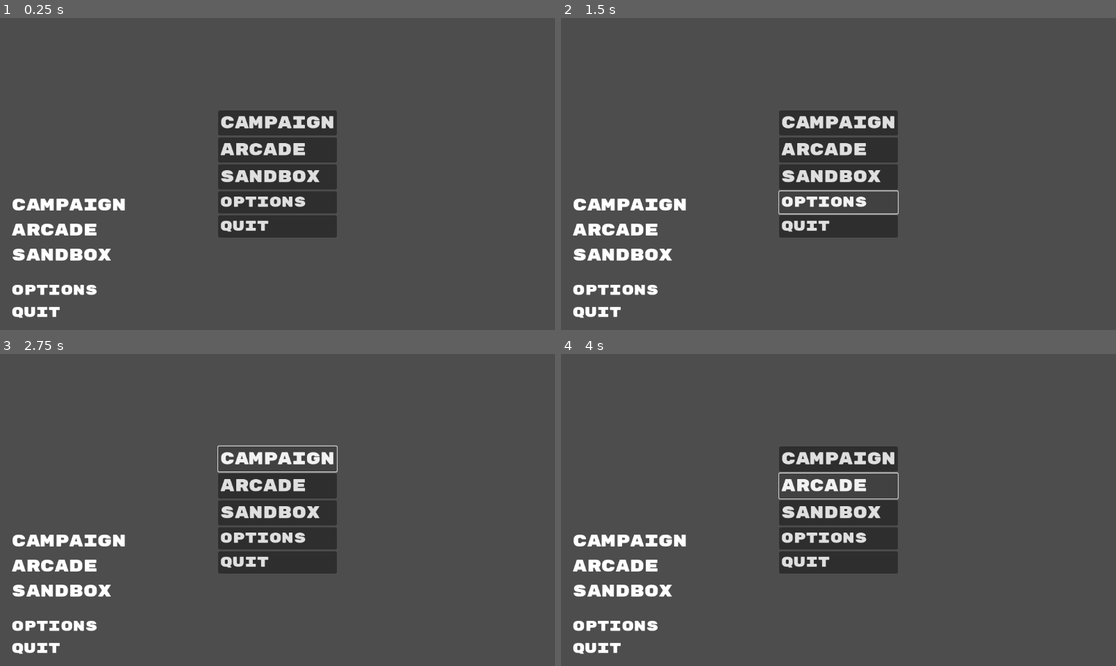
Above: before the commit, frames 1-4 (two rows, left to right).
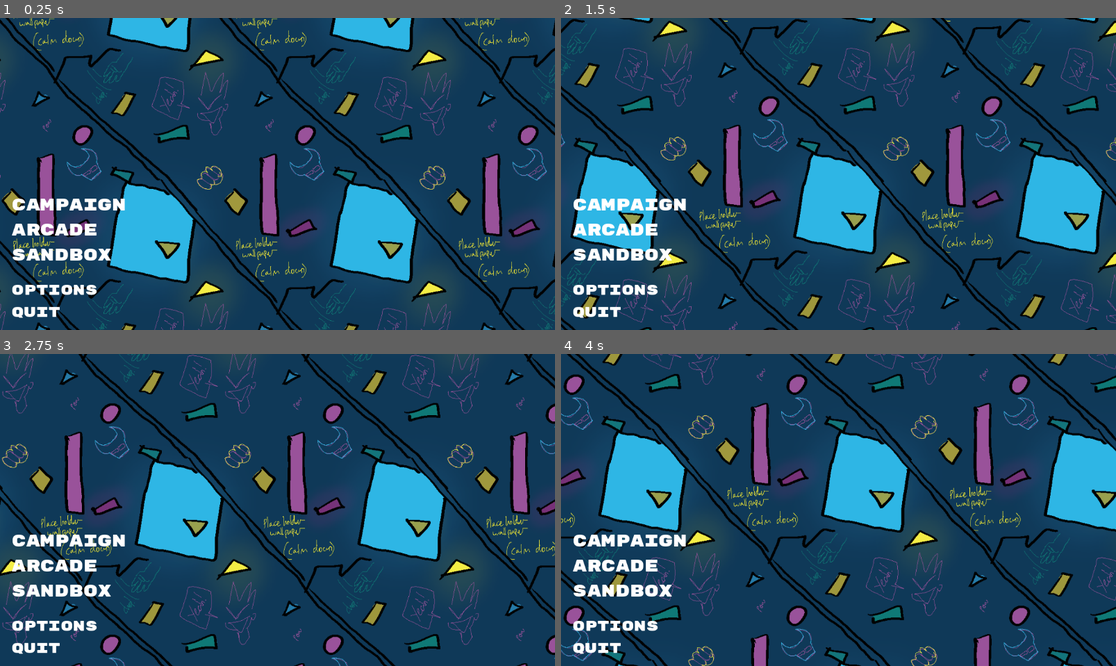
Above: after the commit, the same moments.

Repository: jazielpicon1/project-bullshit
Game: Godot game, scene res://Scenes/titlemenu.tscn
Same seed, same stepped clock (60 frames per second), same inputs: the game is played once before the commit and once after it. This scene is started directly instead of the project's main scene.
Inputs:
- Up to frame 1 (0.25 s): no input
- Up to frame 2 (1.5 s): click "sandbox" at 0.5 s; click "options" at 1.25 s
- Up to frame 3 (2.75 s): click "campaign" at 2 s
- Up to frame 4 (4 s): click "campaign" at 2.75 s; click "arcade" at 3.5 s

The runs differ from the first frame. In frame 1, 98% of the frame differs, in the area x 0-100%, y 0-100%; in frame 2, 98%; in frame 3, 98%; in frame 4, 98%.

Commit message:
made dku_scripts for all classes i'll refrence
also made the first callable dku node/class for calling the visability
of things i don't wanna see in the editor but need to be seen in testing

Diff:
--- a/Scenes/titlemenu.tscn
+++ b/Scenes/titlemenu.tscn
@@ -1,10 +1,11 @@
-[gd_scene load_steps=8 format=3 uid="uid://c8othrpx2ttlo"]
+[gd_scene load_steps=9 format=3 uid="uid://c8othrpx2ttlo"]
 
 [ext_resource type="Texture2D" uid="uid://b3qxl435nboo7" path="res://assets/ui/pbs_banner.png" id="1_14grm"]
 [ext_resource type="Shader" uid="uid://o4m2i3x6itu3" path="res://assets/shaders/cascador.gdshader" id="1_36fdp"]
 [ext_resource type="Script" uid="uid://bgwtivevlydij" path="res://Scripts/titlemenu.gd" id="1_dacie"]
 [ext_resource type="Texture2D" uid="uid://cw24y2iq3uhv8" path="res://assets/ui/background.png" id="1_xgbs3"]
 [ext_resource type="FontFile" uid="uid://brjiqd3qv04ix" path="res://assets/ui/fonts/RubikMonoOne-Regular.ttf" id="4_cqq1g"]
+[ext_resource type="Script" uid="uid://couwre8gbqcx7" path="res://Scripts/dku_scripts.gd" id="5_bsyxc"]
 [ext_resource type="Theme" uid="uid://cybx8tb4of51l" path="res://assets/ui/default_theme.tres" id="5_e3xc5"]
 
 [sub_resource type="ShaderMaterial" id="ShaderMaterial_cqq1g"]
@@ -37,34 +38,45 @@
 [node name="VBoxContainer" type="VBoxContainer" parent="CenterContainer/MarginContainer/VBoxContainer"]
 layout_mode = 2
 
-[node name="Button" type="Button" parent="CenterContainer/MarginContainer/VBoxContainer/VBoxContainer"]
-layout_mode = 2
+[node name="mm_campaign" type="Button" parent="CenterContainer/MarginContainer/VBoxContainer/VBoxContainer"]
+unique_name_in_owner = true
+layout_mode = 2
+theme_type_variation = &"FlatButton"
 text = "campaign"
 alignment = 0
 
-[node name="Button2" type="Button" parent="CenterContainer/MarginContainer/VBoxContainer/VBoxContainer"]
+[node name="mm_arcade" type="Button" parent="CenterContainer/MarginContainer/VBoxContainer/VBoxContainer"]
+unique_name_in_owner = true
 layout_mode = 2
 text = "arcade"
-alignment = 0
-
-[node name="Button3" type="Button" parent="CenterContainer/MarginContainer/VBoxContainer/VBoxContainer"]
+flat = true
+alignment = 0
+
+[node name="mm_sandbox" type="Button" parent="CenterContainer/MarginContainer/VBoxContainer/VBoxContainer"]
+unique_name_in_owner = true
 layout_mode = 2
 text = "sandbox"
-alignment = 0
-
-[node name="Button4" type="Button" parent="CenterContainer/MarginContainer/VBoxContainer/VBoxContainer"]
+flat = true
+alignment = 0
+
+[node name="mm_options" type="Button" parent="CenterContainer/MarginContainer/VBoxContainer/VBoxContainer"]
+unique_name_in_owner = true
 layout_mode = 2
 theme_override_font_sizes/font_size = 30
 text = "options"
-alignment = 0
-
-[node name="Button5" type="Button" parent="CenterContainer/MarginContainer/VBoxContainer/VBoxContainer"]
+flat = true
+alignment = 0
+
+[node name="mm_quit" type="Button" parent="CenterContainer/MarginContainer/VBoxContainer/VBoxContainer"]
+unique_name_in_owner = true
 layout_mode = 2
 theme_override_font_sizes/font_size = 30
 text = "quit"
-alignment = 0
-
-[node name="ColorRect" type="ColorRect" parent="."]
+flat = true
+alignment = 0
+
+[node name="mm_bg" type="ColorRect" parent="."]
+unique_name_in_owner = true
 visible = false
 clip_children = 1
 layout_mode = 1
@@ -74,7 +86,7 @@
 grow_horizontal = 2
 grow_vertical = 2
 
-[node name="TextureRect2" type="TextureRect" parent="ColorRect"]
+[node name="TextureRect2" type="TextureRect" parent="mm_bg"]
 material = SubResource("ShaderMaterial_cqq1g")
 layout_mode = 1
 anchors_preset = -1
@@ -92,6 +104,13 @@
 texture = ExtResource("1_xgbs3")
 stretch_mode = 1
 
+[node name="dku_theretardedway" type="Control" parent="mm_bg"]
+anchors_preset = 0
+offset_right = 40.0
+offset_bottom = 40.0
+script = ExtResource("5_bsyxc")
+metadata/_custom_type_script = "uid://couwre8gbqcx7"
+
 [node name="TextureRect" type="TextureRect" parent="."]
 visible = false
 layout_mode = 1
--- /dev/null
+++ b/Scripts/dku_scripts.gd
@@ -0,0 +1,6 @@
+#changes the visibility to visible if its not clear enough at first glance
+class_name dku_theretardedway extends Control
+@onready var mommymommy = get_parent()
+
+func _ready() -> void:
+	mommymommy.visible = true
--- a/Scripts/titlemenu.gd
+++ b/Scripts/titlemenu.gd
@@ -1,6 +1,11 @@
 extends Control
 
+var turndeezon: Array = [mainbanner, background]
+
 @onready var mainbanner = $TextureRect
+@onready var background = %mm_bg
 
 func _ready() -> void:
+	#mainbanner.visible = true
+	#turndeezon.visable = true
 	pass
Not shown, added: Scripts/dku_scripts.gd.uid
